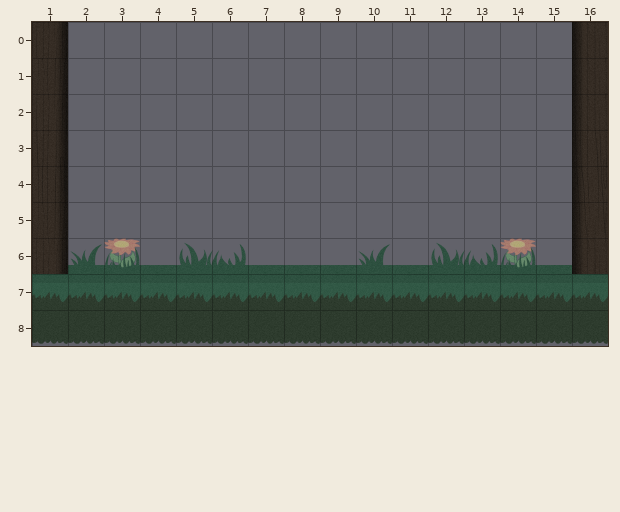
An edit to a level. Tiled map, game/2.tmx. Above is the file before it was changed.
Cells are 128x128 px. Shown: x 1..16, y 0..8.
After:
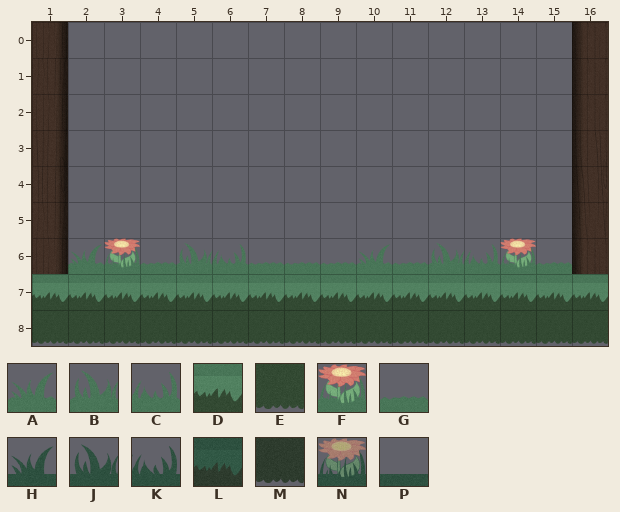
Key: from "Magic Forest": A 20, B 21, C 22, D 24, E 26, F 30, G 64; from "default": H 19, J 20, K 21, L 22, M 24, N 28, P 59.
_ is an empty cell.
Changes in this commit:
Layer "Tile Layer 1":
The edit turns tile H into tile A in row 6 at x 2 and 10.
The edit turns tile J into tile B in row 6 at x 5 and 12.
The edit turns tile K into tile C in row 6 at x 6 and 13.
The edit turns tile L into tile D in row 7 at x 1 to 16.
The edit turns tile M into tile E in row 8 at x 1 to 16.
The edit turns tile N into tile F in row 6 at x 3 and 14.
The edit turns tile P into tile G in row 6 at x 4, 7 to 9, 11 and 15.
Where, in picture pixels (left, top, right, bottom), the same in both pictures:
changed: (32, 238, 608, 344)
